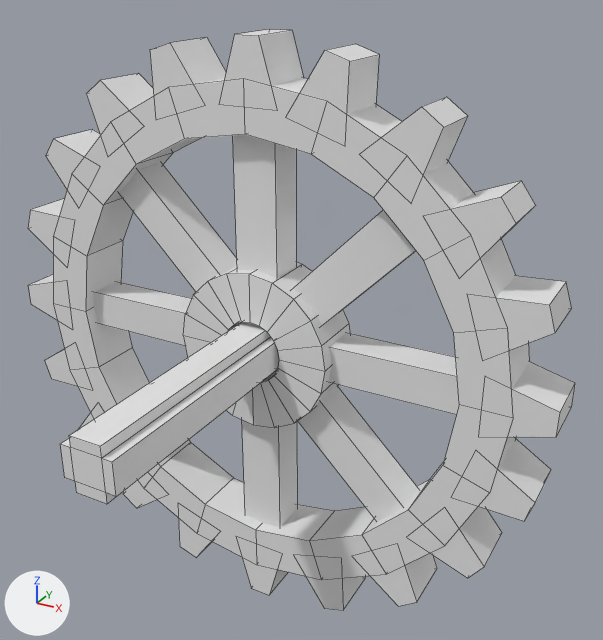
The OBJ model src/main/resources/assets/vs_control/models/block/valkyrium_compressor/gear2_geo.obj, before and after one commit.
Rendered twice from a camera (50 mm lens) standing at (0.4152, -1.0092, 0.5711) and looking at (0.3167, -0.8301, 0.4815). Arrows for +X, +Y and +Z are at lower left; the lights stay in place. Mesh edges are drawn as thin lines. Where no turn or scale is listed for an object, it has been applied to the vertices.

The first picture shows 'gear2_geo'.
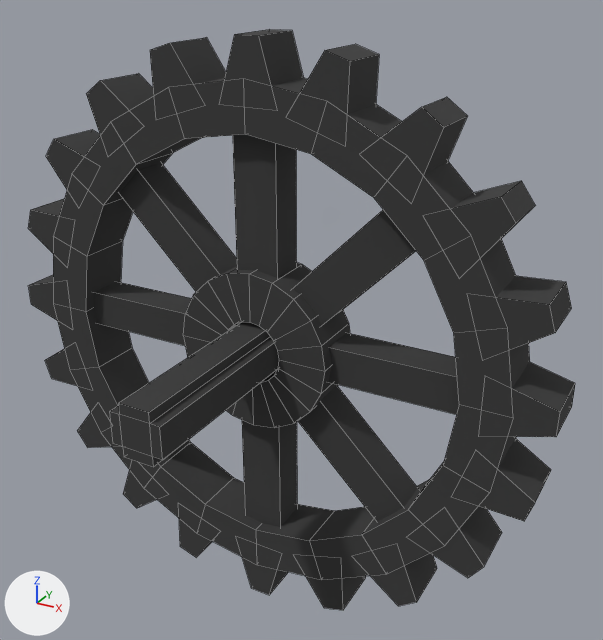
The change in detail:
Picture 'texture' (img_texture) is new.
Material 'default' (mat_default) is new.
Its texture is img_texture.
Its roughness is 1.0.
me_gear2_geo is used by ob_gear2_geo; location (0.0, 0.0, 0.0).
me_gear2_geo had 376 vertices, 306 faces and spanned x 0.217..0.386, y -0.898..-0.792, z 0.384..0.553.
me_gear2_geo now has 376 vertices, 306 faces and spans x 0.217..0.386, y -0.882..-0.792, z 0.384..0.553.
me_gear2_geo part 1: all 12 vertices in x 0.294..0.309, y -0.898, z 0.462..0.476 are moved by (0.0, 0.016, 0.0).
me_gear2_geo part 2: 306 faces spanning x 0.217..0.386, y -0.882..-0.792, z 0.384..0.553 switch from mat_default_obj (white #e7e7e7) to mat_default (picture img_texture).

Location of each change, [x1, y1, x2, y2] in pixels of the pictures (603 x 640 px; the box of a moved part takes in the faces that stretch with it):
part 1 of me_gear2_geo, moved or reshaped: before [60, 322, 279, 504]; after [110, 322, 279, 467]
part 2 of me_gear2_geo, recoloured (grey to black): [28, 29, 575, 610] in both
